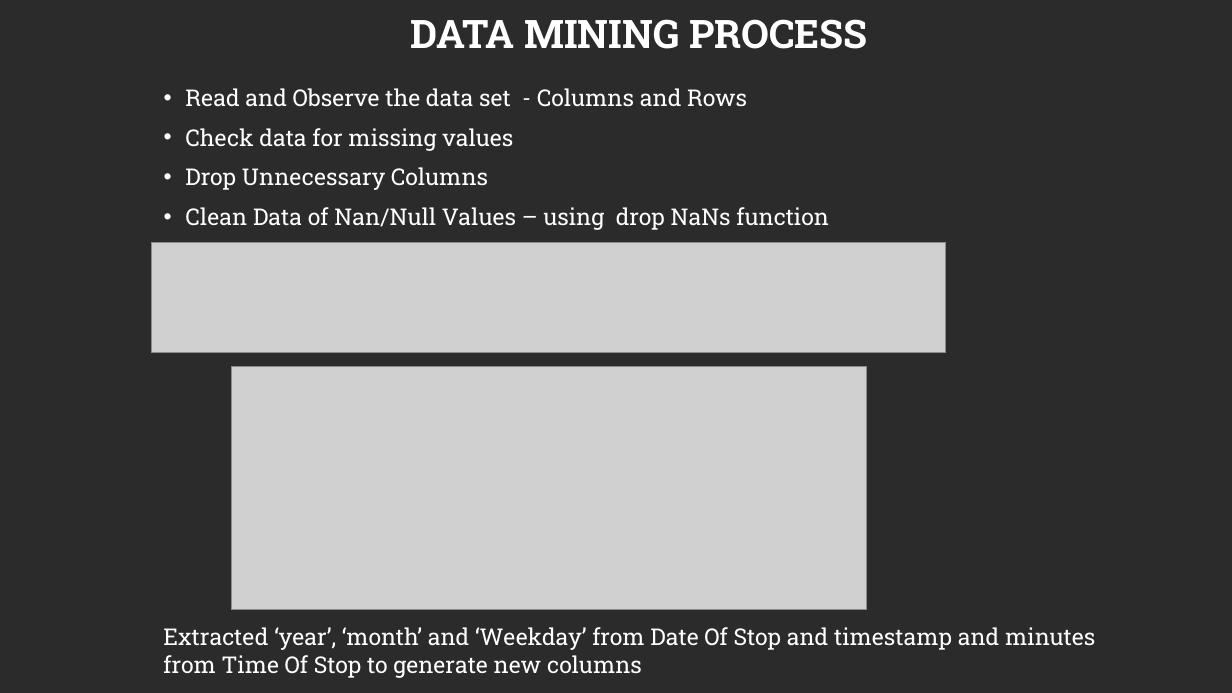
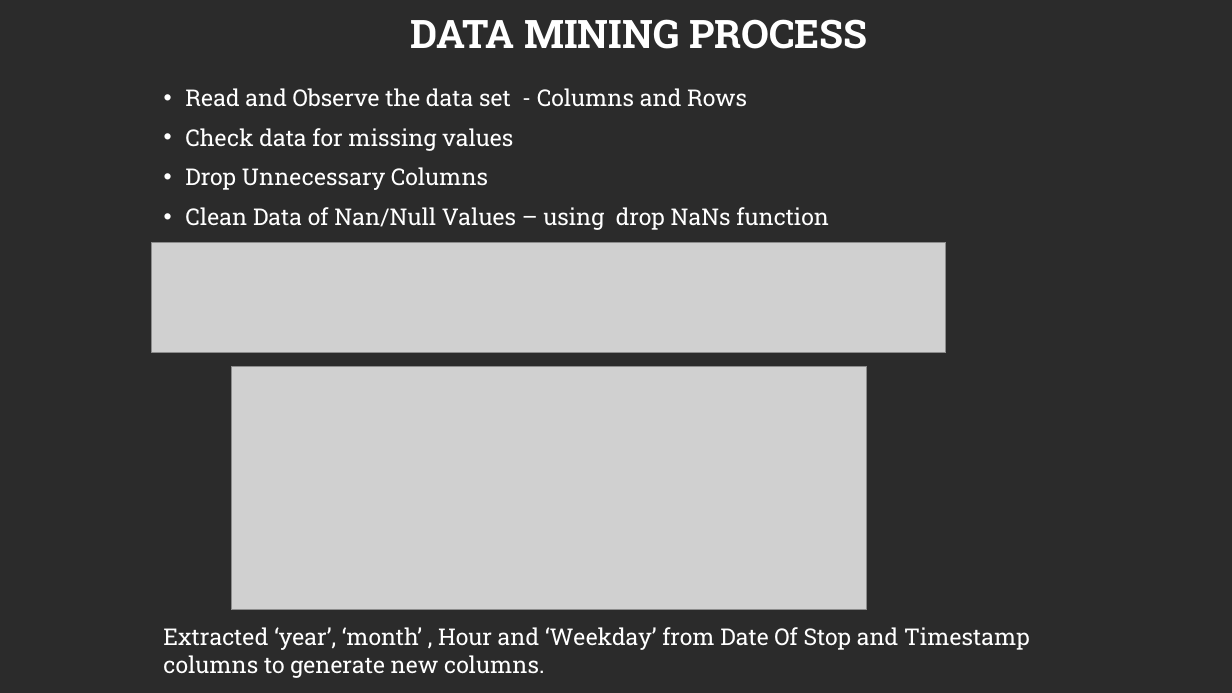
Before and after one commit to bhaveshnema/Project-Traffic-Violations, a slide deck: slide 6 of TeamProject1_TrafficViolationMD.pptx. Drawn at 1232x693 pixels with LibreOffice and Linux fonts; fonts in the diff are those of the drawing; grey boxes stand for pictures; background and template pictures are left out; a plain dark background stands for a picture behind light text. Boxes give left, top, right and bottom in pixels: in the first picture for what was removed or moved away, otherwise in the second. Text is boxed around its words. In the diff, an @@ line names an element or a change of style, - is before the commit and + after.

```diff
--- a/TeamProject1_TrafficViolationMD.pptx
+++ b/TeamProject1_TrafficViolationMD.pptx
@@ text at (x1=163, y1=627, x2=1030, y2=678): text changed @@
-  Extracted ‘year’, ‘month’ and ‘Weekday’ from Date Of Stop and timestamp and minutes from Time Of Stop to generate new columns
+  Extracted ‘year’, ‘month’ , Hour and ‘Weekday’ from Date Of Stop and Timestamp columns to generate new columns.
```
